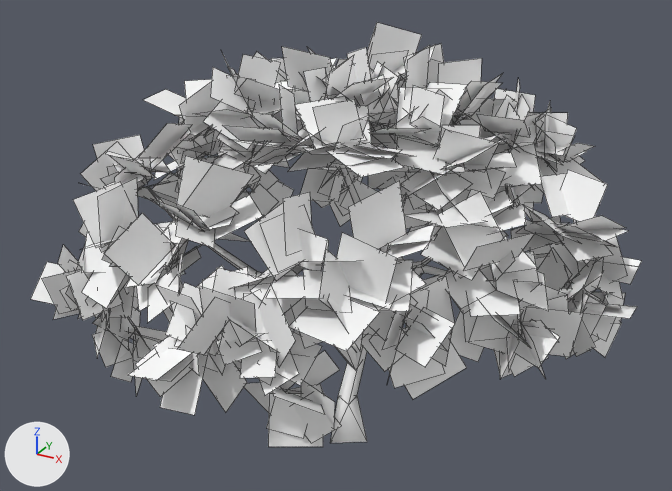
What one commit did to the FBX model Content/Nature/Trees/FBX/FixedUVs/dogwoodLOD3.fbx.
The view is the same before and after, from a 50 mm camera at (1.6, -3.02, 2.41) aimed at (-0.06, 0.0, 0.9). The lights are fixed; the arrows at lower left show +X, +Y and +Z. Mesh edges are drawn as thin lines.

The older version as bpy lines, for what is in view:
```python
me_cutree_000 = bpy.data.meshes.new('CUtree.000')
me_cutree_000.from_pydata(...)  # 3037 vertices, 856 faces; spans x -1.16..1.1, y -1.16..1.16, z 0.0..1.74
# faces by material slot: [123, 733]
me_cutree_000.materials.append(mat_material_007)  # white #ffffff
me_cutree_000.materials.append(mat_material_009)  # white #ffffff
ob_tree = bpy.data.objects.new('tree', me_cutree_000)
ob_tree.location = (0.0, 0.0, 0.0)
```
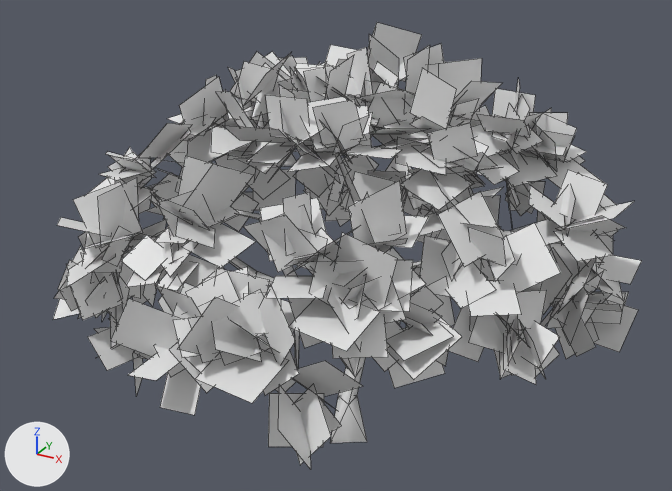
What the commit changed:
Material 'Material.001' (mat_material_001) is new.
Its base color is (0.8, 0.8, 0.8) (white #e7e7e7).
Its roughness is 0.553.
Material 'Material.002' (mat_material_002) is new.
Its base color is (0.8, 0.8, 0.8) (white #e7e7e7).
Its roughness is 0.553.
me_cutree_000 is used by ob_tree; location (0.0, 0.0, 0.0).
me_cutree_000 had 3037 vertices, 856 faces and spanned x -1.16..1.1, y -1.16..1.16, z 0.0..1.74.
me_cutree_000 now has 2581 vertices, 742 faces and spans x -1.14..1.07, y -1.16..1.12, z 0.0..1.74.
me_cutree_000 part 1: the loose piece of 4 vertices spanning x -0.14..0.03, y -0.99..-0.84, z 0.89..1.06 is rebuilt with 4 vertices and now spans x -0.17..-0.01, y -0.94..-0.82, z 0.91..1.05, in mat_material_001 (white #e7e7e7).
me_cutree_000 part 2: the loose piece of 4 vertices spanning x 0.53..0.71, y 0.59..0.79, z 0.74..0.94 is rebuilt with 4 vertices and now spans x 0.53..0.7, y 0.59..0.8, z 0.72..0.97, in mat_material_001 (white #e7e7e7).
me_cutree_000 part 3: 350 loose pieces with 1400 vertices, spanning x -1.16..1.1, y -1.09..1.16, z 0.32..1.7, are deleted.
me_cutree_000 part 4: 1 vertex moved within x 0.44, y 0.64, z 1.03; 102 vertices removed from x -0.94..1.0, y -1.0..0.83, z 0.5..1.66; 1046 vertices added at x -1.14..1.07, y -1.11..1.09, z 0.37..1.7.
me_cutree_000 part 5: 9 vertices moved from x -0.03..0.05, y -0.11..0.19, z 0.35..0.69 to x -0.04..0.06, y -0.11..0.18, z 0.31..0.69.
me_cutree_000 part 6: 123 faces spanning x -0.82..0.74, y -0.82..0.87, z 0.0..1.37 switch from mat_material_007 (white #ffffff) to mat_material_002 (white #e7e7e7).
me_cutree_000 part 7: 351 faces spanning x -1.08..1.06, y -1.16..1.12, z 0.28..1.74 switch from mat_material_009 (white #ffffff) to mat_material_001 (white #e7e7e7).

Pixel boxes (x1, y1, x2, y2) of what changed, in the pictures (672 x 491 px; the box of a moved part takes in the faces that stretch with it):
'tree', reshaped
    before: (31, 22, 641, 447)
    after: (53, 22, 641, 470)
part 1 of me_cutree_000, rebuilt (not visible afterwards)
    before: (175, 339, 211, 355)
part 2 of me_cutree_000, rebuilt
    before: (529, 210, 563, 244)
    after: (537, 211, 562, 244)
part 3 of me_cutree_000, deleted
    before: (31, 44, 637, 438)
part 4 of me_cutree_000, built on
    before: (93, 51, 613, 385)
    after: (57, 34, 638, 470)
part 5 of me_cutree_000, moved or reshaped
    before: (336, 346, 357, 370)
    after: (341, 358, 355, 375)
part 6 of me_cutree_000, recoloured
    both: (149, 168, 421, 443)
part 7 of me_cutree_000, recoloured
    both: (53, 22, 641, 447)
